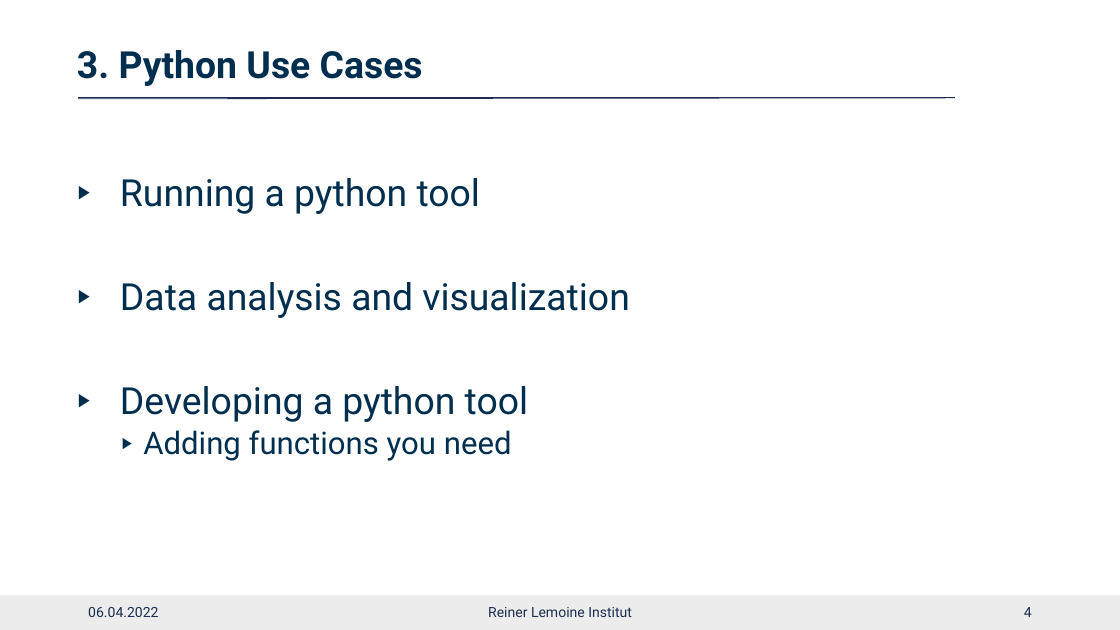
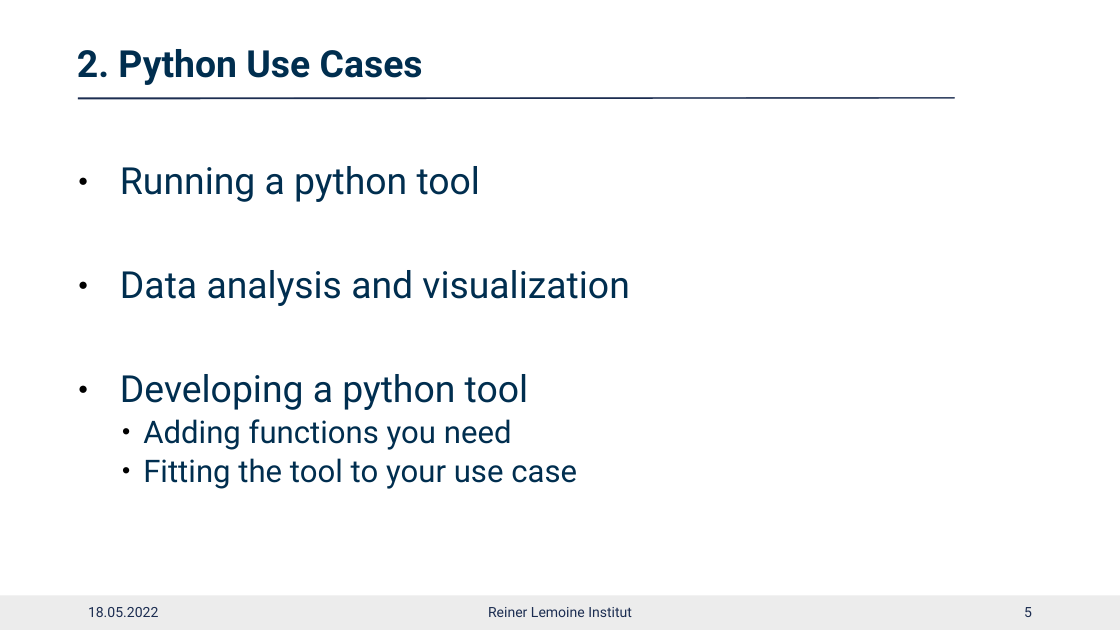
Before and after one commit to rl-institut/workshop, a slide deck: slide 5 of learn-python/presentations/2022-04-05_python_intro_draft.pptx. Drawn at 1120x630 pixels with LibreOffice and Linux fonts; fonts in the diff are those of the drawing; background and template pictures are left out. Boxes give left, top, right and bottom in pixels: in the first picture for what was removed or moved away, otherwise in the second. Text is boxed around its words. In the diff, an @@ line names an element or a change of style, - is before the commit and + after.

```diff
--- a/learn-python/presentations/2022-04-05_python_intro_draft.pptx
+++ b/learn-python/presentations/2022-04-05_python_intro_draft.pptx
@@ text at (x1=77, y1=49, x2=423, y2=85): text changed @@
-3. Python Use Cases
+2. Python Use Cases
@@ line (78, 99) - (954, 97): stroke #1C2D51 0.5 pt to #1C2D51 0.75 pt @@
@@ line (78, 97) - (954, 97): stroke #1C2D51 0.5 pt to #1C2D51 0.75 pt @@
@@ text at (x1=120, y1=166, x2=629, y2=450): bullet ▶ to ●; bullet colour #002E4F to #000000; bullet ▶ to • @@
@@ text at (x1=143, y1=458, x2=577, y2=489): paragraph added @@
+  • Fitting the tool to your use case
@@ text at (x1=88, y1=607, x2=158, y2=617): text changed @@
-06.04.2022
+18.05.2022
@@ page number at (x1=1024, y1=607, x2=1032, y2=617): text changed @@
-4
+5
```
Also in this commit, not shown: 3 other slides changed, 2 slides added, 3 slides removed.
